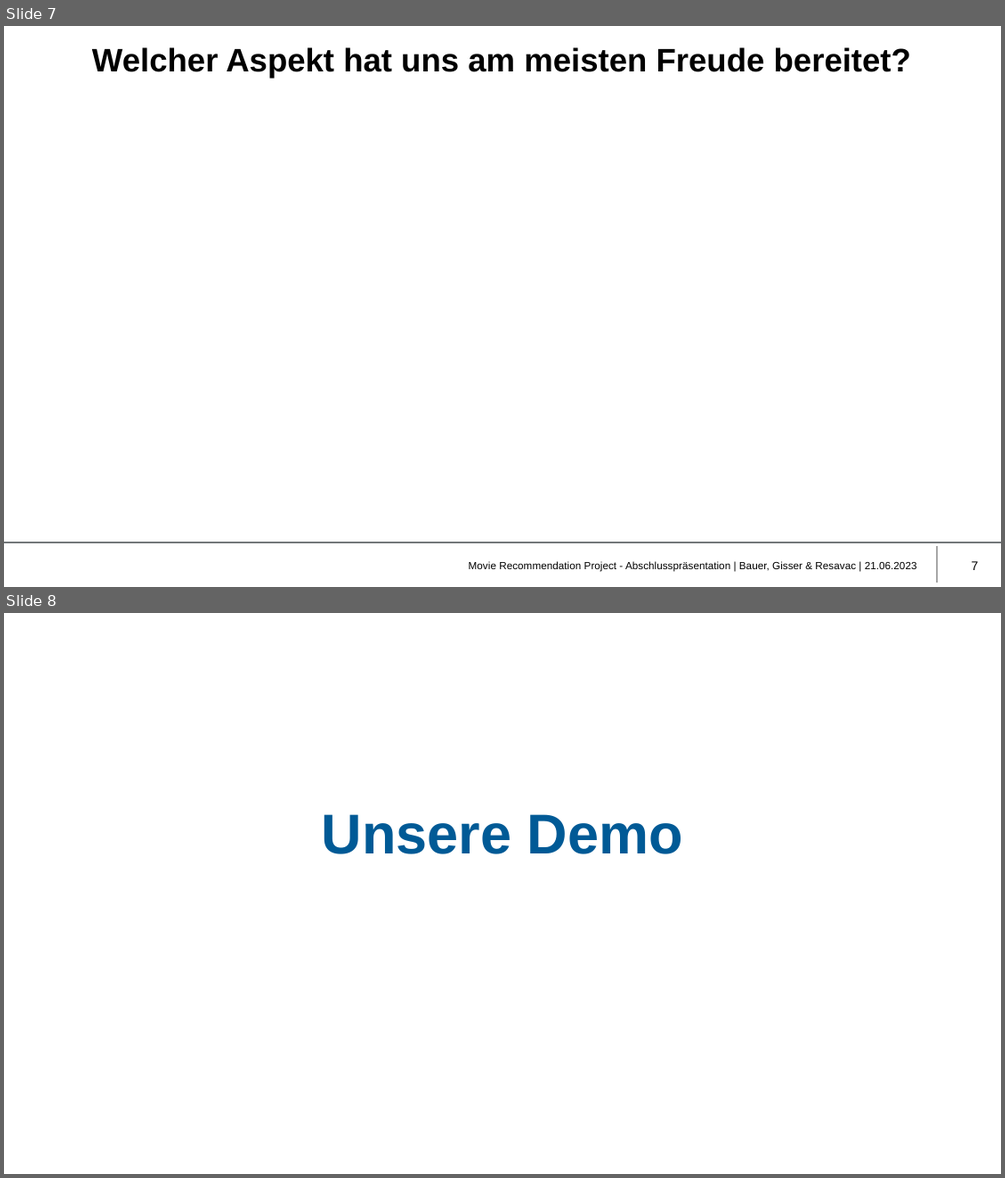
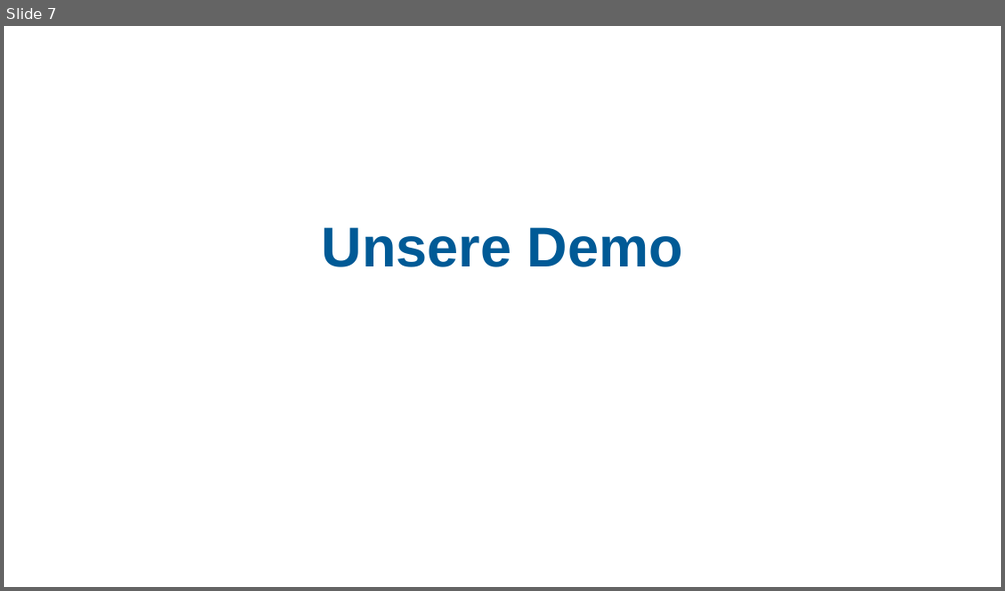
Before and after one commit to bar01a/mds-ss2023-SOE-Python-project, a slide deck: final-presentation/final_presentation.pptx. Shown one above the other, each under a label of ours: slides 7 and 8 before the commit, slide 7 after it. The pictures are 1005x1178 and 1005x591 pixels, drawn with LibreOffice and Linux fonts; fonts in the diff are those of the drawing; background and template pictures are left out. Boxes give left, top, right and bottom in pixels: in the first picture for what was removed or moved away, otherwise in the second. Text is boxed around its words. In the diff, an @@ line names an element or a change of style, - is before the commit and + after.

```diff
--- a/final-presentation/final_presentation.pptx
+++ b/final-presentation/final_presentation.pptx
@@ slide 7 removed at box(4, 26, 1001, 587), background #FFFFFF @@
@@ title removed at box(92, 47, 911, 78) @@
-Welcher Aspekt hat uns am meisten Freude bereitet?
@@ line removed from (4, 542) to (1001, 542) @@
@@ line removed from (937, 546) to (937, 582) @@
@@ text removed at box(469, 561, 917, 572) @@
-Movie Recommendation Project - Abschlusspräsentation | Bauer, Gisser & Resavac | 21.06.2023
@@ page number removed at box(971, 561, 979, 570) @@
-7
@@ what was slide 8 is now slide 7 @@
```
Also in this commit, not shown: 3 slides changed.
